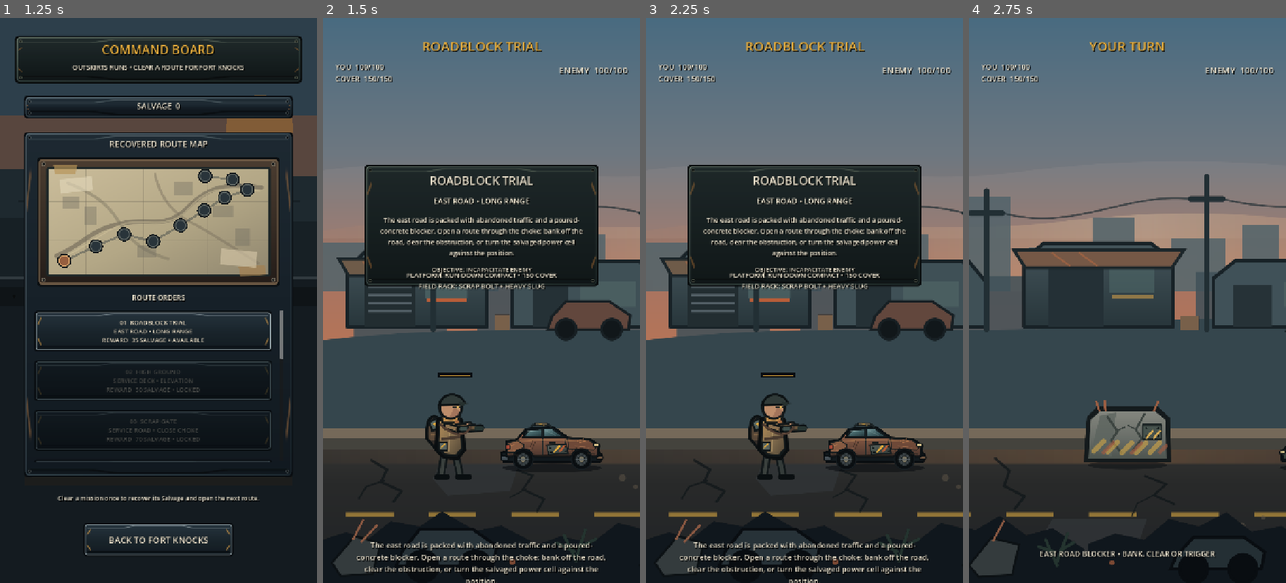
Above: before the commit, frames 1-4 (left to right).
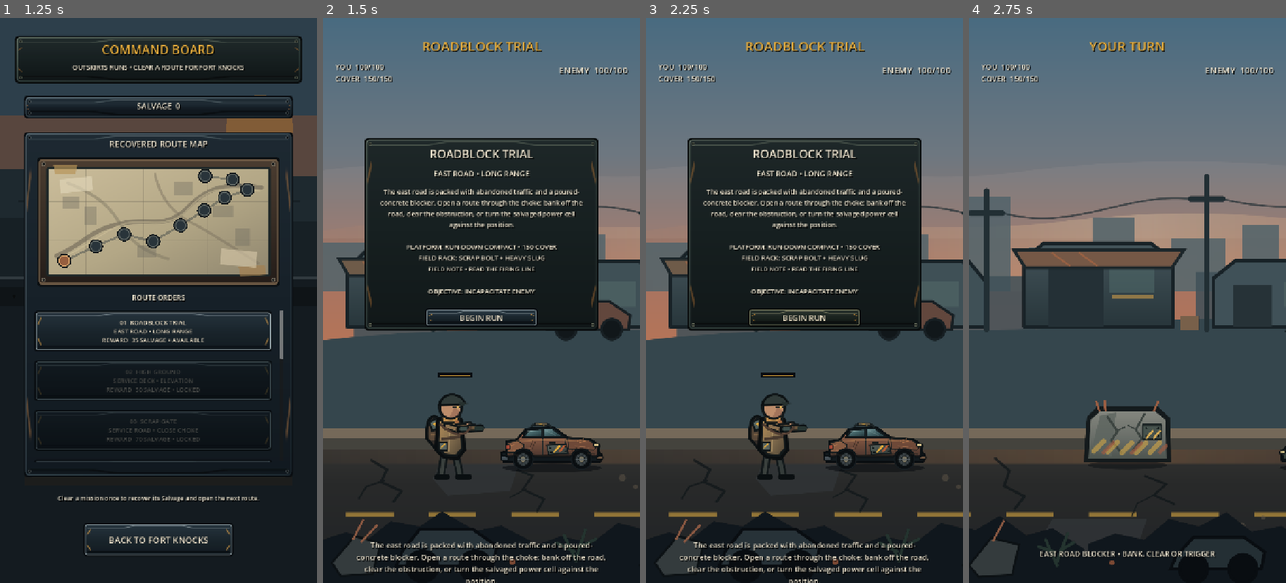
Above: after the commit, the same moments.

Repository: phantompixel-developer/FortKnocks
Game: Godot game, scene res://game/core/app.tscn
Two runs of this game, one before a commit and one after it. Both use one fixed random seed, a clock stepped at 60 frames per second and the inputs below.
Inputs (mouse positions are in pixels of both pictures, inside the frame that each line leads up to):
- Up to frame 1 (1.25 s): click "COMMAND BOARD CHOOSE THE NEXT…" at 0.5 s
- Up to frame 2 (1.5 s): click "01 ROADBLOCK TRIAL EAST ROAD …" at 1.25 s
- Up to frame 3 (2.25 s): click (804, 317) at 2 s, where only the run after the commit has a clickable "BEGIN RUN"
- Up to frame 4 (2.75 s): no input

Frame 1 is identical in both runs. In frame 2, 13% of the frame differs, in the area x 13-87%, y 21-56%; in frame 3, 13%; in frame 4, nothing differs.

Commit message:
ui: turn mission brief into player-controlled run brief

Diff:
--- a/game/battle/battle.tscn
+++ b/game/battle/battle.tscn
@@ -383,9 +383,9 @@
 visible = false
 layout_mode = 0
 offset_left = 92.0
-offset_top = 330.0
+offset_top = 270.0
 offset_right = 628.0
-offset_bottom = 610.0
+offset_bottom = 710.0
 mouse_filter = 2
 color = Color(0.085, 0.095, 0.09, 0.95)
 
@@ -403,20 +403,20 @@
 [node name="Focus" type="Label" parent="HUD/Root/MissionBriefCard"]
 layout_mode = 0
 offset_left = 24.0
-offset_top = 72.0
+offset_top = 70.0
 offset_right = 512.0
-offset_bottom = 104.0
+offset_bottom = 102.0
 theme_override_font_sizes/font_size = 17
-text = "LONG RANGE • BANK SHOTS"
+text = "OUTSKIRTS • EAST ROAD"
 horizontal_alignment = 1
 mouse_filter = 2
 
 [node name="Briefing" type="Label" parent="HUD/Root/MissionBriefCard"]
 layout_mode = 0
 offset_left = 34.0
-offset_top = 116.0
+offset_top = 112.0
 offset_right = 502.0
-offset_bottom = 222.0
+offset_bottom = 258.0
 theme_override_font_sizes/font_size = 15
 text = "Encounter briefing"
 horizontal_alignment = 1
@@ -424,16 +424,39 @@
 autowrap_mode = 2
 mouse_filter = 2
 
+[node name="TacticalWarning" type="Label" parent="HUD/Root/MissionBriefCard"]
+layout_mode = 0
+offset_left = 34.0
+offset_top = 272.0
+offset_right = 502.0
+offset_bottom = 326.0
+theme_override_font_sizes/font_size = 14
+text = "FIELD NOTE • READ THE FIRING LINE"
+horizontal_alignment = 1
+vertical_alignment = 1
+autowrap_mode = 2
+mouse_filter = 2
+
 [node name="Objective" type="Label" parent="HUD/Root/MissionBriefCard"]
 layout_mode = 0
 offset_left = 34.0
-offset_top = 230.0
+offset_top = 338.0
 offset_right = 502.0
-offset_bottom = 264.0
-theme_override_font_sizes/font_size = 14
+offset_bottom = 372.0
+theme_override_font_sizes/font_size = 15
 text = "OBJECTIVE: INCAPACITATE ENEMY"
 horizontal_alignment = 1
 mouse_filter = 2
+
+[node name="BeginRunButton" type="Button" parent="HUD/Root/MissionBriefCard"]
+layout_mode = 0
+offset_left = 138.0
+offset_top = 386.0
+offset_right = 398.0
+offset_bottom = 432.0
+mouse_filter = 0
+theme_override_font_sizes/font_size = 18
+text = "BEGIN RUN"
 
 [node name="EncounterPicker" type="ColorRect" parent="HUD/Root"]
 layout_mode = 0
